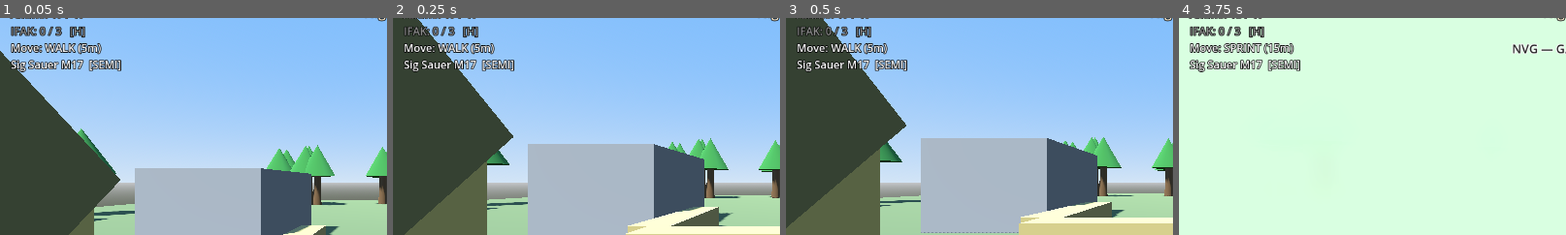
Above: before the commit, frames 1-4 (left to right).
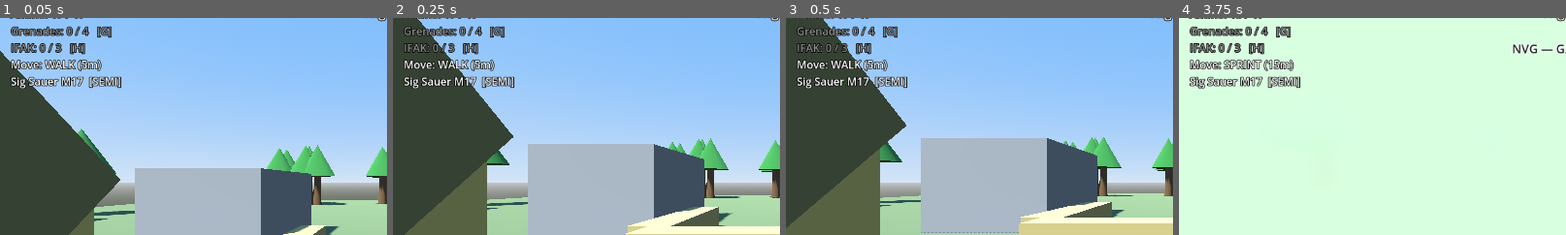
Above: after the commit, the same moments.

Repository: aepibailey/Zombie-Game
Game: Godot game, scene res://scenes/Main.tscn
Same seed, same stepped clock (60 frames per second), same inputs: the game is played once before the commit and once after it.
Inputs (mouse positions are % of the whole screen's width and height, from its top left):
- Up to frame 1 (0.05 s): no input
- Up to frame 2 (0.25 s): no input
- Up to frame 3 (0.5 s): no input
- Up to frame 4 (3.75 s): tap Enter at 0.5 s; move the mouse to (55, 50) at 0.52 s; hold W from 0.53 s (still down); tap G (equip_grenade) at 0.6 s; click (55, 50) at 0.67 s; tap Space at 0.77, 1.52, 3.02, 3.5 s; move the mouse to (45, 50) at 1.27 s; tap E (interact) at 1.35 s; move the mouse to (52, 48) at 2.02 s; tap N (nvg_toggle) at 2.1 s; move the mouse to (49, 52) at 2.77 s; tap Y at 2.85 s; click (49, 52) at 2.92 s; move the mouse to (57, 51) at 3.52 s; hold Shift from 3.53 s (still down)
The pictures show only the part of the screen within x 0-50%, y 12-62%; the shares and areas given below are measured in that part.

The runs differ from the first frame. In frame 1, 4.0% of the frame differs, in the area x 2-32%, y 3-33%; in frame 2, 3.6%; in frame 3, 3.5%; in frame 4, 4.0%.

Commit message:
HUD grenade readout; verify carry cap and no dawn restock
- HUD shows "Grenades: N / 4  [G]" directly under the ammo readout, greyed
  at zero and highlighted amber while a grenade is in hand, so "my weapon
  will not fire right now" is visible on the HUD and not only in the
  viewmodel.

Cap and persistence are verified rather than newly built:

- Hard cap of 4. grant_grenades() is the ONLY path that raises the count
  and it clamps with mini(); every other write is a decrement (throw,
  cook-off, death-drop) which cannot exceed the cap. Both the store tab
  and resupply drops will route through that one function.
- Not restocked at dawn: Main._begin_day() only deactivates zombies,
  prints economy telemetry and may spawn a supply drop. There is no
  ammo/IFAK/grenade refill anywhere in the codebase, matching the
  existing "ammo does NOT regenerate — not on death, not at dawn" rule.
- Persist across nights: night transitions are phase changes on a live
  scene, never a reload, so the count survives as Player state. It also
  survives death — _respawn() restores HP and position only.

Noted, not fixed: GameState captures obstacles, night and points, but no
player-held inventory. Grenades therefore have the same gap IFAKs already
have and would be lost across a real scene transition. That is latent for
the multi-level work, not a bug today, and fixing it belongs with IFAKs
rather than as a grenade special case.

Co-Authored-By: Claude Opus 5 <noreply@anthropic.com>
Claude-Session: https://claude.ai/code/session_01GYUJQnPzi923Fa9UGz9bkd

Diff:
--- a/scripts/HUD.gd
+++ b/scripts/HUD.gd
@@ -14,6 +14,7 @@
 var _points_label: Label
 var _health_label: Label
 var _ammo_label: Label
+var _grenade_label: Label
 var _state_label: Label
 var _supp_label: Label
 var _msg_label: Label
@@ -53,6 +54,9 @@
 	_points_label = _mk(panel)
 	_health_label = _mk(panel)
 	_ammo_label = _mk(panel)
+	# Directly under the ammo readout: grenades are ordnance you're carrying,
+	# and the two get checked together before pushing out.
+	_grenade_label = _mk(panel)
 	_ifak_label = _mk(panel)
 	_state_label = _mk(panel)
 	_supp_label = _mk(panel)
@@ -304,7 +308,11 @@
 	player.zombie_hit.connect(show_hitmarker)
 	player.ifak_changed.connect(_on_ifak_changed)
 	player.ifak_progress.connect(_on_ifak_progress)
+	player.grenade_changed.connect(_on_grenade_changed)
+	player.grenade_equipped_changed.connect(_on_grenade_equipped_changed)
 	_on_ifak_changed(player.ifaks, player.ifak_max_carry)
+	_on_grenade_changed(player.grenades, player.grenade_max_carry)
+	_on_grenade_equipped_changed(player.grenade_equipped)
 	# The player's _ready() emitted its initial values before we connected,
 	# so pull the current state once to seed the labels.
 	_on_ammo_changed(player.ammo, player.reserve)
@@ -358,6 +366,27 @@
 func _on_state_changed(state_name: String) -> void:
 	_state_label.text = "Move: %s" % state_name
 
+## Grenades are bought or found and permanently consumed — never restocked at
+## dawn — so the count is a running total for the whole run, not a per-night
+## allowance. Greys out at zero, the same language the IFAK line uses.
+func _on_grenade_changed(count: int, max_count: int) -> void:
+	_grenade_label.text = "Grenades: %d / %d   [G]" % [count, max_count]
+	_refresh_grenade_colour(count)
+
+## Equipping highlights the line, so "a grenade is in my hand and my weapon
+## will not fire" is visible on the HUD rather than only in the viewmodel.
+func _on_grenade_equipped_changed(_equipped: bool) -> void:
+	if _player:
+		_refresh_grenade_colour(_player.grenades)
+
+func _refresh_grenade_colour(count: int) -> void:
+	var col := Color(1, 1, 1)
+	if count <= 0:
+		col = Color(0.55, 0.55, 0.55)
+	elif _player and _player.grenade_equipped:
+		col = Color(1.0, 0.85, 0.4)
+	_grenade_label.add_theme_color_override("font_color", col)
+
 func _on_ifak_changed(count: int, max_count: int) -> void:
 	_ifak_label.text = "IFAK: %d / %d   [H]" % [count, max_count]
 	_ifak_label.add_theme_color_override("font_color",
